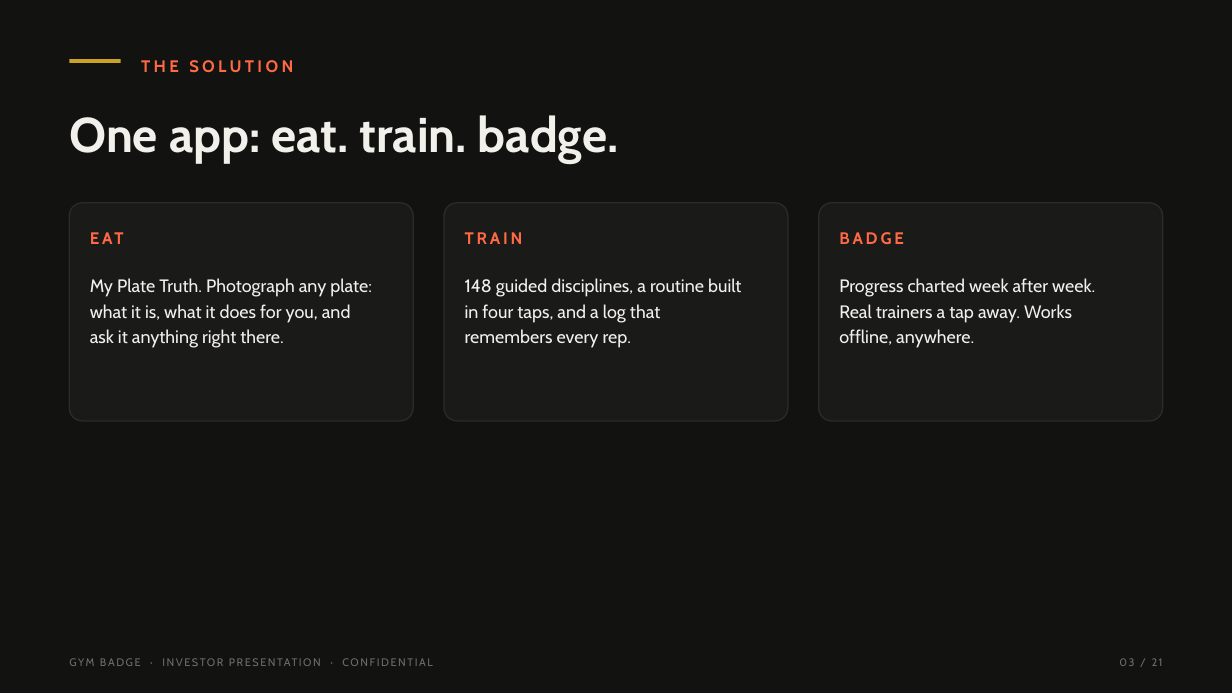
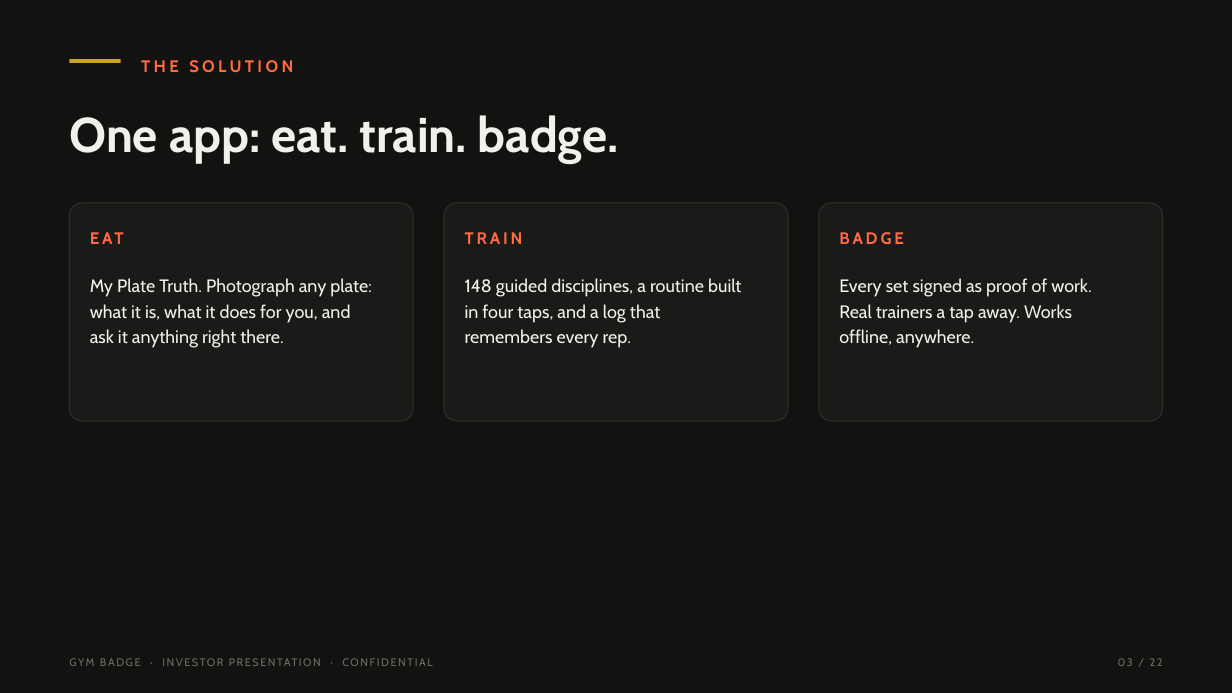
Before and after one commit to tearsmith10/Gym-badge, a slide deck: slide 3 of pitch/gymbadge-investor-deck.pptx. Drawn at 1232x693 pixels with LibreOffice and Linux fonts; fonts in the diff are those of the drawing. Boxes give left, top, right and bottom in pixels: in the first picture for what was removed or moved away, otherwise in the second. Text is boxed around its words. In the diff, an @@ line names an element or a change of style, - is before the commit and + after.

```diff
--- a/pitch/gymbadge-investor-deck.pptx
+++ b/pitch/gymbadge-investor-deck.pptx
@@ text at [839,278,1091,297]: text changed @@
-Progress charted week after week.
+Every set signed as proof of work.
@@ text at [1118,658,1163,666]: text changed @@
-03 / 21
+03 / 22
```
Also in this commit, not shown: 19 other slides changed, 1 slide added, 11 other files.
